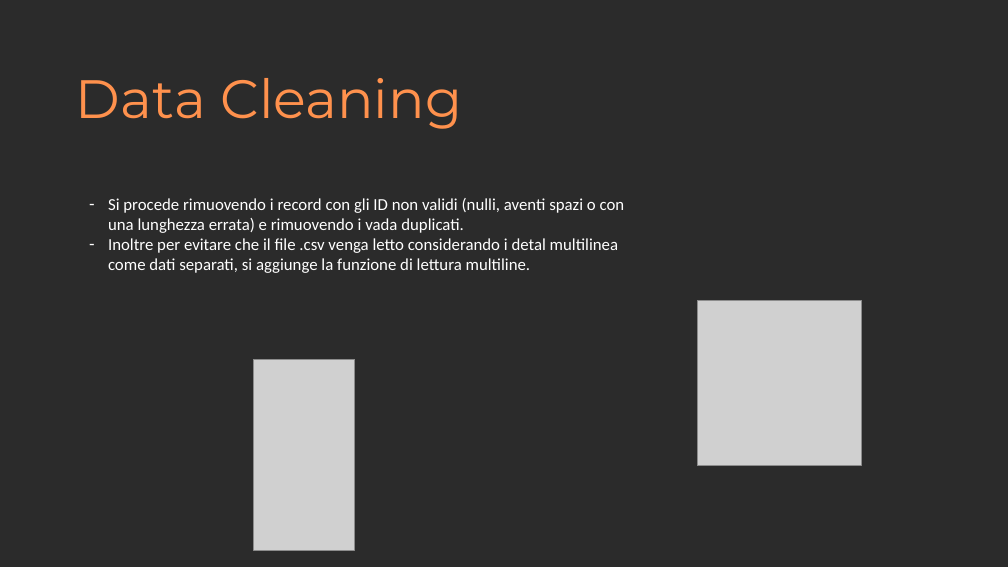
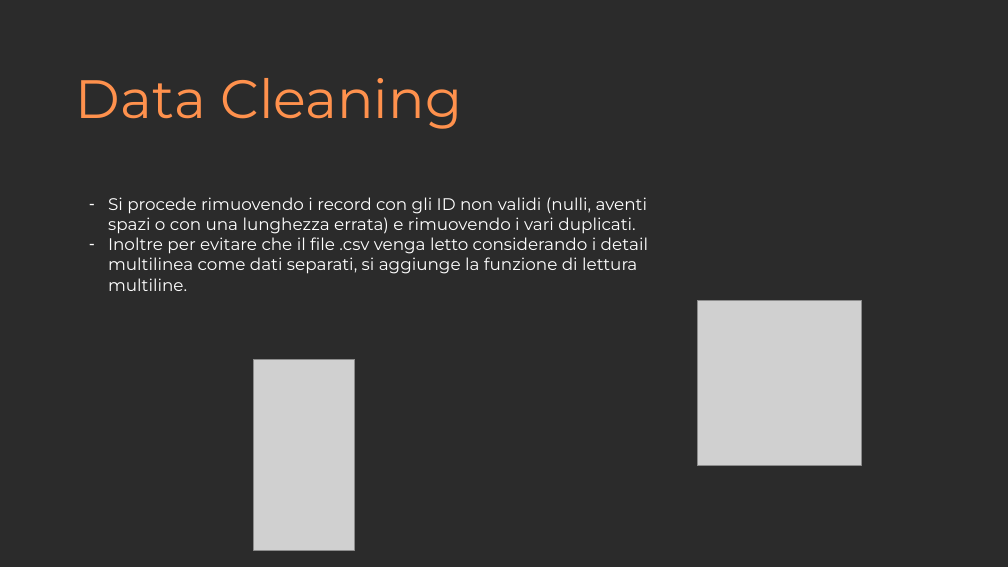
Before and after one commit to federicodeduro/Cloud-e-Mobile-2023, a slide deck: slide 2 of Slides/Homework #2.pptx. Drawn at 1008x567 pixels with LibreOffice and Linux fonts; fonts in the diff are those of the drawing; grey boxes stand for pictures; background and template pictures are left out; a plain dark background stands for a picture behind light text. Boxes give left, top, right and bottom in pixels: in the first picture for what was removed or moved away, otherwise in the second. Text is boxed around its words. In the diff, an @@ line names an element or a change of style, - is before the commit and + after.

```diff
--- a/Slides/Homework #2.pptx
+++ b/Slides/Homework #2.pptx
@@ text at (x1=108, y1=197, x2=648, y2=291): text changed; font Calibri to Montserrat @@
-– Si procede rimuovendo i record con gli ID non validi (nulli, aventi spazi o con una lunghezza errata) e rimuovendo i vada duplicati.
-– Inoltre per evitare che il file .csv venga letto considerando i detal multilinea come dati separati, si aggiunge la funzione di lettura multiline.
+– Si procede rimuovendo i record con gli ID non validi (nulli, aventi spazi o con una lunghezza errata) e rimuovendo i vari duplicati.
+– Inoltre per evitare che il file .csv venga letto considerando i detail multilinea come dati separati, si aggiunge la funzione di lettura multiline.
```
Also in this commit, not shown: 2 other slides changed, 1 slide added.
